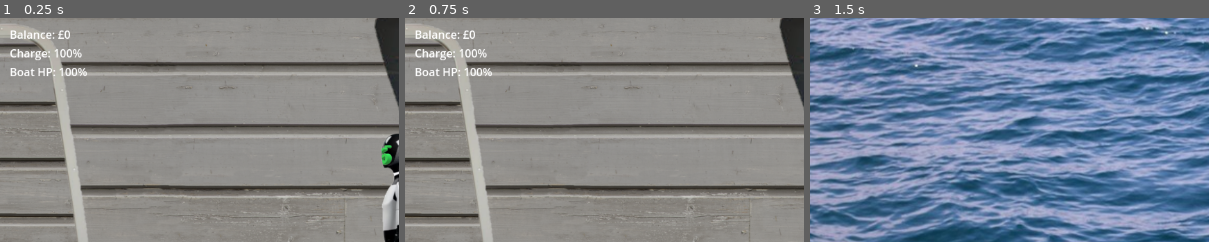
Above: before the commit, frames 1-3 (left to right).
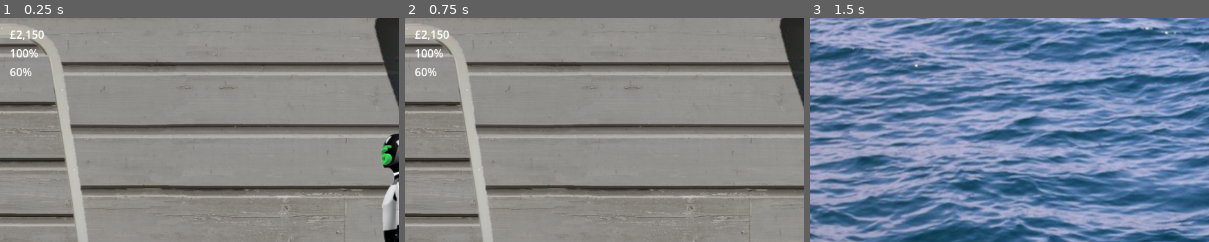
Above: after the commit, the same moments.

Repository: Camerondean34/motorboat-pension-ai
Game: Godot game, scene res://Scenes/boat_scene.tscn
The game is run twice, just before and just after one commit, with the same random seed, the same clock (stepped at 60 frames per second) and the same inputs.
Inputs:
- Up to frame 1 (0.25 s): no input
- Up to frame 2 (0.75 s): tap Enter at 0.5 s; hold D (Right) from 0.53 s (still down); hold E (Interact) from 0.53 s (still down)
- Up to frame 3 (1.5 s): release D (Right) at 1.28 s; release E (Interact) at 1.28 s; hold A (Left) from 1.28 s (still down); tap E (Interact) at 1.35 s
The pictures show only the part of the screen within x 0-50%, y 0-50%; the shares and areas given below are measured in that part.

The runs differ from the first frame. In frame 1, 1.1% of the frame differs, in the area x 2-22%, y 5-26%; in frame 2, 1.1%; in frame 3, nothing differs.
Error after the commit: Parse Error: Identifier "PensionerPrison" not declared in the current scope. (res://Scripts/PlayerHud.gd:34)

Commit message:
minor fixes & refactoring

Diff:
--- a/Scripts/BoatScene.gd
+++ b/Scripts/BoatScene.gd
@@ -33,7 +33,7 @@
 		if PlayerInBasement:
 			$Player.position.y -= 1000
 			$Player.CameraXMax = 0
-			$Player.CameraXMinaaa = -625
+			$Player.CameraXMin = -625
 		else:
 			$Player.position.y += 1000
 			$Player.CameraXMax = -670
--- /dev/null
+++ b/Scripts/PensionerPrison.gd
@@ -0,0 +1,5 @@
+extends Node
+
+var numberOfCapturedPensioners = 0
+var pensionerCapacity = 5
+var prisoners: Array = []
--- a/Scripts/PlayerHud.gd
+++ b/Scripts/PlayerHud.gd
@@ -31,9 +31,9 @@
 func calculate_pension_payout() -> int:
 
 	var total_payout := 0
-	for hostage in PlayerVariables.hostages:
-		if hostage is Pensioner:
-			total_payout += hostage.payout
+	for prisoner in PensionerPrison.prisoners:
+		if prisoner is Pensioner:
+			total_payout += prisoner.payout
 
 	return total_payout
 
@@ -50,10 +50,10 @@
 
 func _on_capture_pensioner_timer_timeout() -> void:
 
-	if PlayerVariables.hostages.size() == PlayerVariables.pensionerCapacity:
+	if PensionerPrison.prisoners.size() == PensionerPrison.pensionerCapacity:
 		return;
 
 	var pensioner = Pensioner.new()
-	PlayerVariables.hostages.append(pensioner)
+	PensionerPrison.prisoners.append(pensioner)
 
 	update_ui();
--- a/Scripts/PlayerVariables.gd
+++ b/Scripts/PlayerVariables.gd
@@ -1,10 +1,5 @@
 extends Node
-
-var numberOfCapturedPensioners = 0
-var pensionerCapacity = 5
 
 var accountBalance = 0
 var playerCharge = 100
 var boatHealth = 100
-
-var hostages: Array = []
Not shown: 1 places in Scenes/boat_scene.tscn that only renumber resources
Not shown, added: Scripts/PensionerPrison.gd.uid
